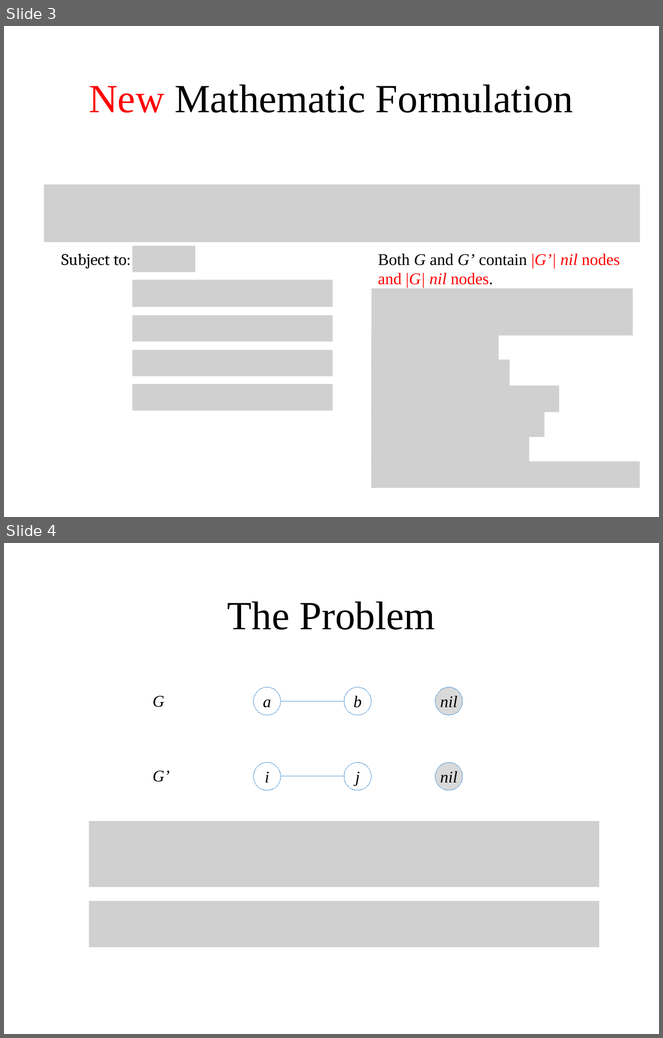
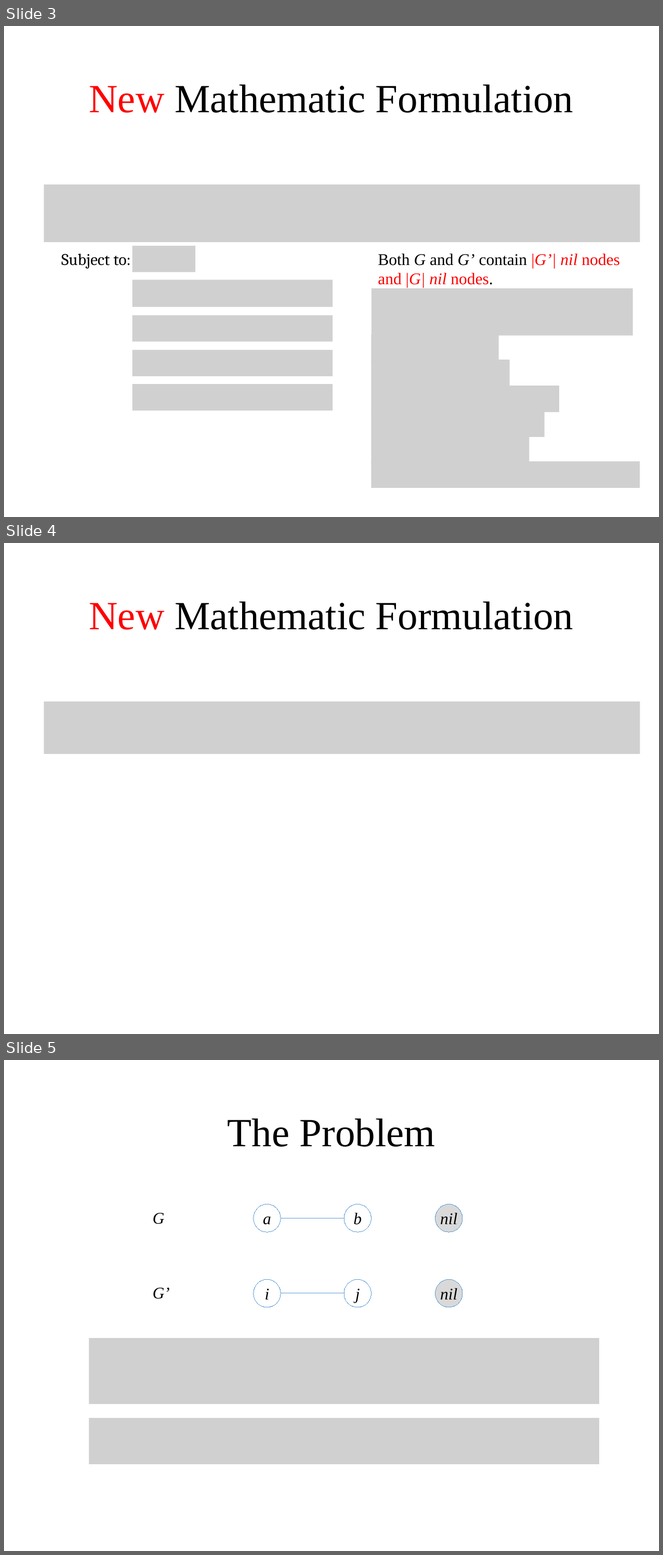
Before and after one commit to WesleyyC/Graph-Matching, a slide deck: Graph Matching.pptx. Shown one above the other, each under a label of ours: slides 3 and 4 before the commit, slides 3, 4 and 5 after it. The pictures are 663x1038 and 663x1555 pixels, drawn with LibreOffice and Linux fonts; fonts in the diff are those of the drawing; grey boxes stand for pictures. Boxes give left, top, right and bottom in pixels: in the first picture for what was removed or moved away, otherwise in the second. Text is boxed around its words. In the diff, an @@ line names an element or a change of style, - is before the commit and + after.

```diff
--- a/Graph Matching.pptx
+++ b/Graph Matching.pptx
@@ slide 4 added at box(4, 543, 659, 1034), background #FFFFFF @@
@@ title added at box(89, 601, 573, 630), 44 pt, text #000000 @@
+New Mathematic Formulation
@@ picture added at box(44, 702, 640, 754) @@
@@ what was slide 4 is now slide 5 @@
```
Also in this commit, not shown: 7 other files.
